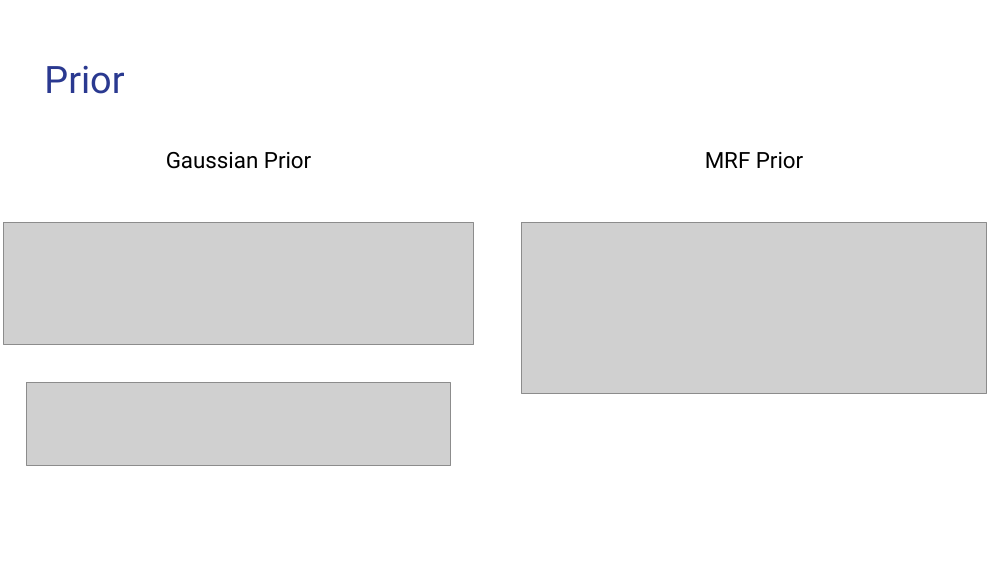
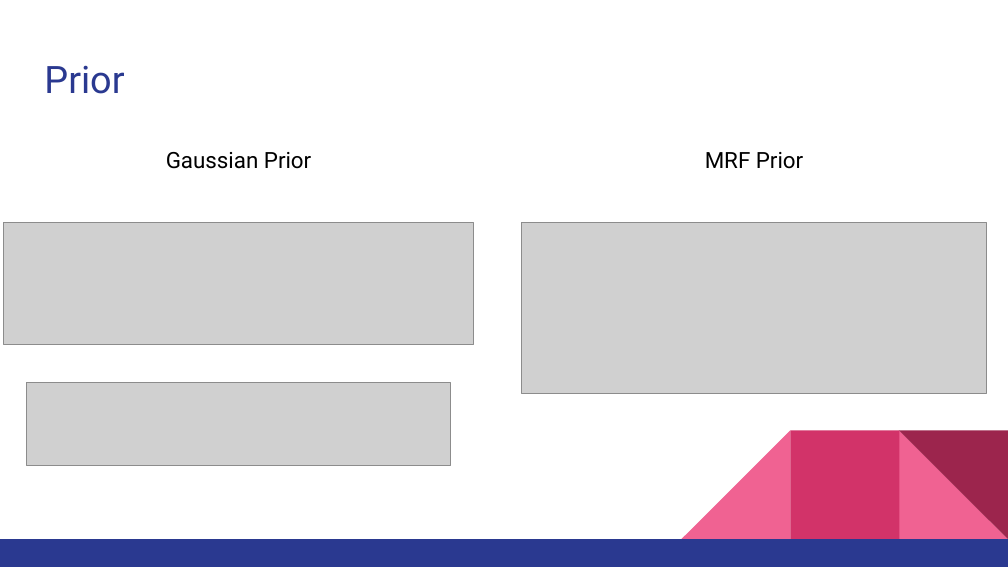
Before and after one commit to hrshtv/Bayesian-Image-Super-Resolution, a slide deck: slide 8 of presentation/main.pptx. Drawn at 1008x567 pixels with LibreOffice and Linux fonts; fonts in the diff are those of the drawing; grey boxes stand for pictures. Boxes give left, top, right and bottom in pixels: in the first picture for what was removed or moved away, otherwise in the second. Text is boxed around its words. In the diff, an @@ line names an element or a change of style, - is before the commit and + after.

```diff
--- a/presentation/main.pptx
+++ b/presentation/main.pptx
@@ group added at (0, 430, 1008, 567): 3 right triangles, 2 rectangles @@
```
Also in this commit, not shown: 1 other slide changed.
